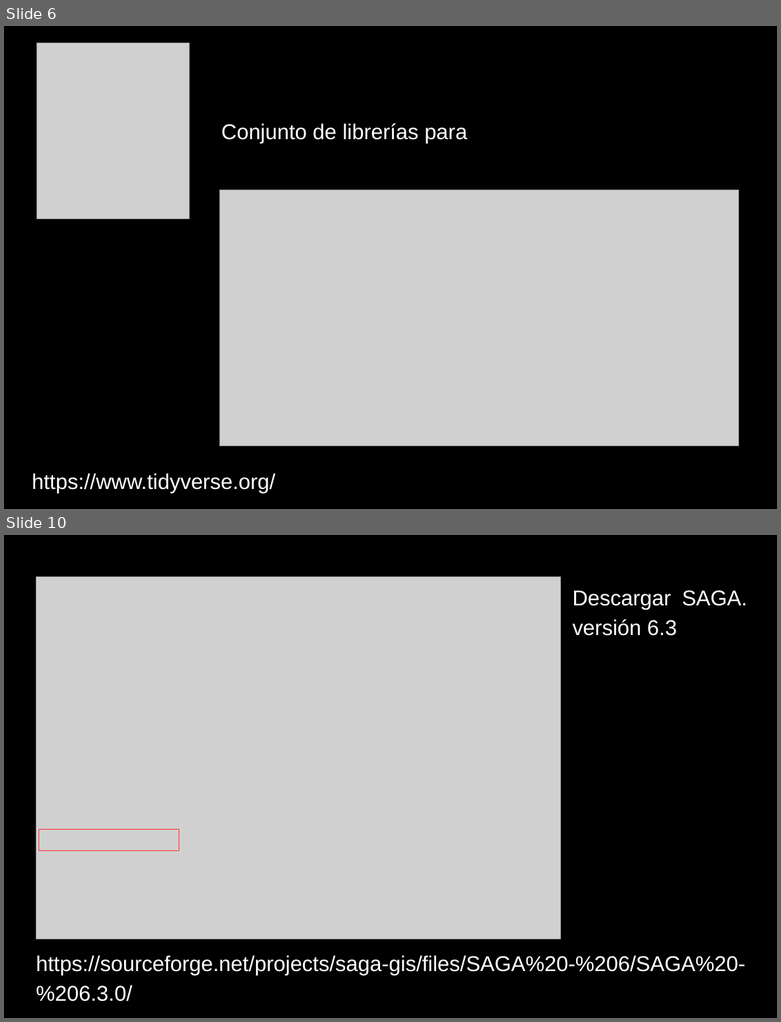
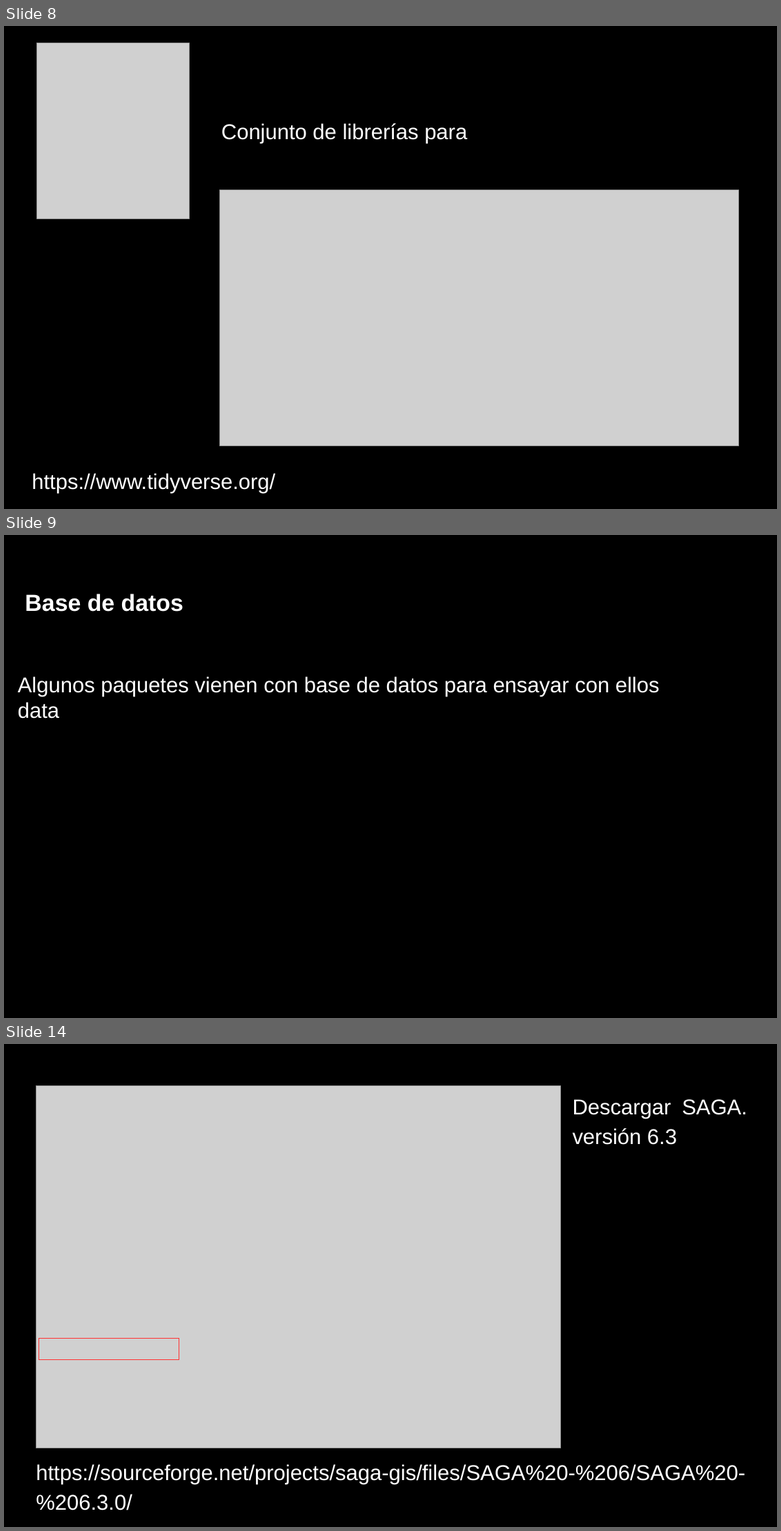
Before and after one commit to lebalcazar/R_IITCA, a slide deck: Presentacion/presentacion_01.odp. Shown one above the other, each under a label of ours: slides 6 and 10 before the commit, slides 8, 9 and 14 after it; the slides between them are not shown. The pictures are 781x1022 and 781x1531 pixels, drawn with LibreOffice and Linux fonts; fonts in the diff are those of the drawing; grey boxes stand for pictures. Boxes give left, top, right and bottom in pixels: in the first picture for what was removed or moved away, otherwise in the second. Text is boxed around its words. In the diff, an @@ line names an element or a change of style, - is before the commit and + after.

```diff
--- a/Presentacion/presentacion_01.odp
+++ b/Presentacion/presentacion_01.odp
@@ slide 9 added at <box>4,535,777,1018</box>, background #000000 @@
@@ title added at <box>25,594,183,612</box>, 24 pt, text #FFFFFF, bold @@
+Base de datos
@@ title added at <box>18,676,660,719</box>, 22 pt, text #FFFFFF @@
+Algunos paquetes vienen con base de datos para ensayar con ellos
+data
@@ what was slide 6 is now slide 8 @@
@@ what was slide 10 is now slide 14 @@
```
Also in this commit, not shown: 2 slides changed, 5 other slides added, 3 slides removed, 1 other file.
